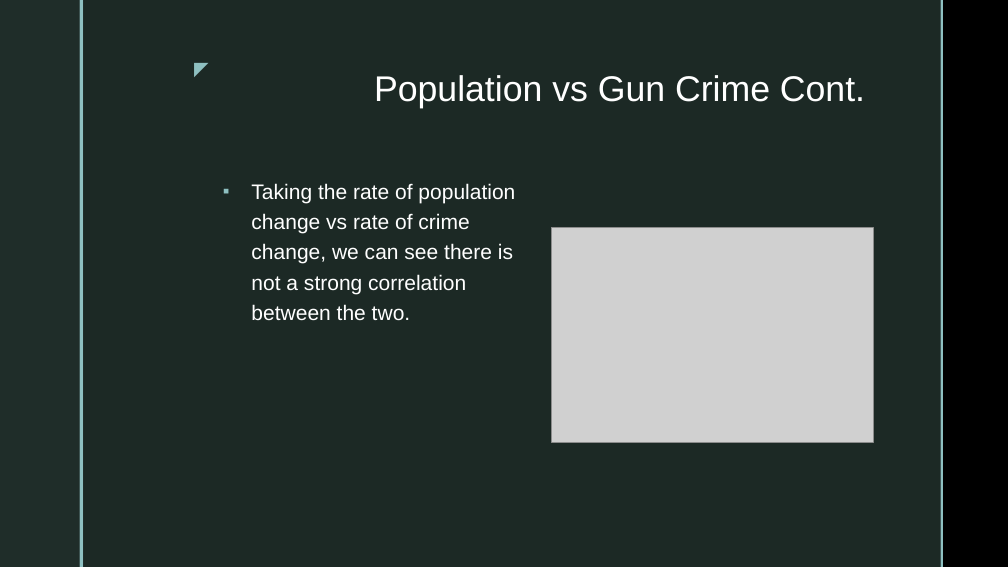
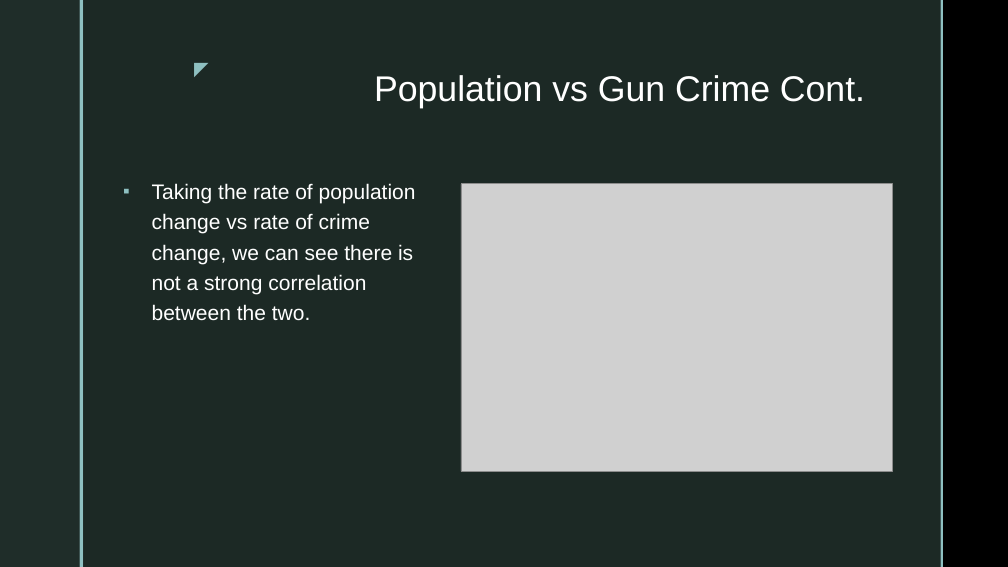
Before and after one commit to Vallito/Project_1, a slide deck: slide 12 of Affects of Gun Laws on Gun Crime.pptm (slide 8 before the commit). Drawn at 1008x567 pixels with LibreOffice and Linux fonts; fonts in the diff are those of the drawing; grey boxes stand for pictures; background and template pictures are left out. Boxes give left, top, right and bottom in pixels: in the first picture for what was removed or moved away, otherwise in the second. Text is boxed around its words. In the diff, an @@ line names an element or a change of style, - is before the commit and + after.

```diff
--- a/Affects of Gun Laws on Gun Crime.pptm
+++ b/Affects of Gun Laws on Gun Crime.pptm
@@ text "Taking the rate of population ...": place and size @@
-text "Taking the rate of population ..." at [251,183,515,321]
+text "Taking the rate of population ..." at [152,183,416,321]
@@ picture: place and size @@
-picture at [551,228,873,442]
+picture at [461,184,893,471]
```
Also in this commit, not shown: 6 other slides changed, 4 slides added, 1 slide removed, 3 other files.
